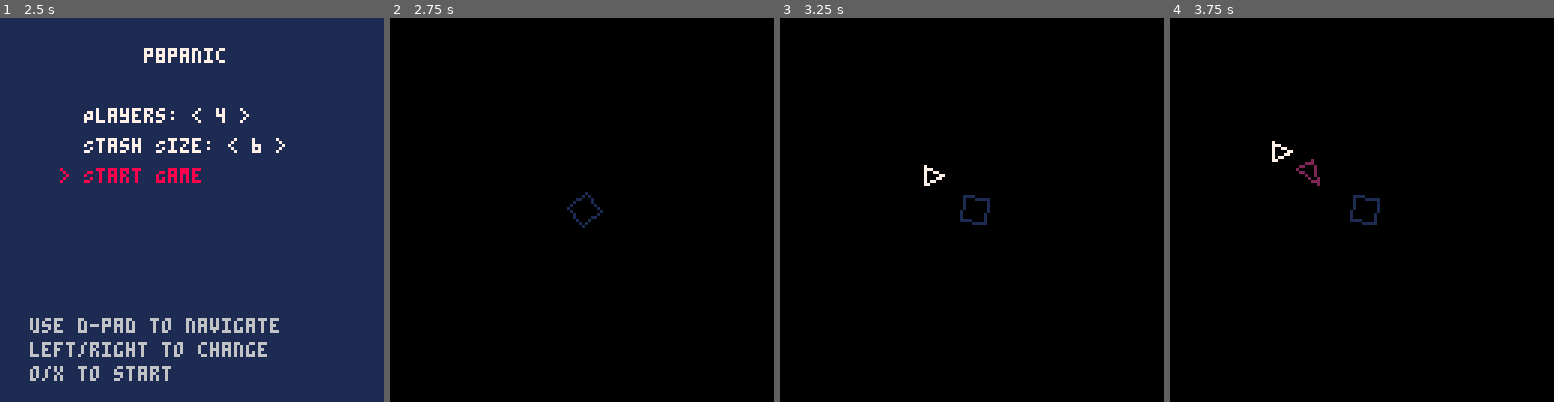
Above: before the commit, frames 1-4 (left to right).
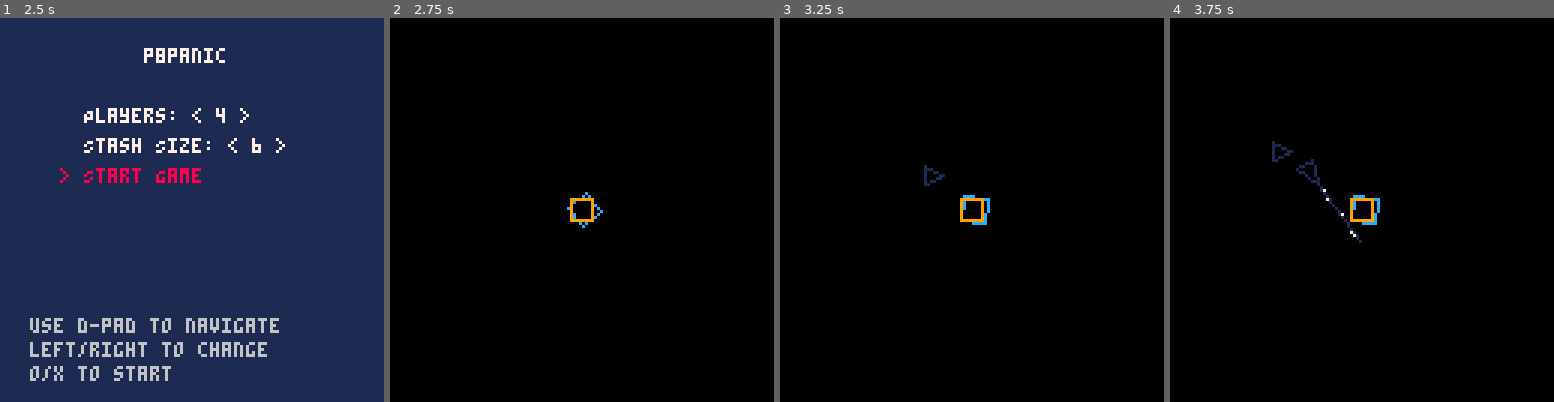
Above: after the commit, the same moments.

Repository: Arcadesys/p8panic
Game: PICO-8 cartridge p_8_panic.p8
Two runs of this game, one before a commit and one after it. Both use one fixed random seed, a clock stepped at 60 frames per second and the inputs below.
Inputs:
- Up to frame 1 (2.5 s): tap X (X key) at 0.33, 1.07, 1.85 s; tap O (Z key) at 0.7, 1.7, 2.1 s; hold Right 1.6-2.1 s; hold Up 2.15-2.42 s; hold Right from 2.47 s (still down)
- Up to frame 2 (2.75 s): keep holding Right; tap O (Z key) at 2.5 s
- Up to frame 3 (3.25 s): tap O (Z key) at 2.9 s; tap X (X key) at 2.97 s; release Right at 3.03 s; hold Left from 3.08 s (still down)
- Up to frame 4 (3.75 s): tap O (Z key) at 3.3, 3.7 s; release Left at 3.58 s; hold Down from 3.63 s (still down)

Frame 1 is identical in both runs. In frame 2, 0.3% of the frame differs, in the area x 46-56%, y 45-55%; in frame 3, 0.4%; in frame 4, 0.7%, in the area x 26-55%, y 32-59%.

Commit message:
Refactor game structure: Implement laser beam mechanics and support for multiple player cursors

Diff:
--- a/p_8_panic.p8
+++ b/p_8_panic.p8
@@ -2,10 +2,18 @@
 version 42
 __lua__
 -- Combined p8panic in a single file
-
--- [[ 0.init.lua ]]--
+-- cache math functions locally for faster access
+local cos, sin, max, min, sqrt, abs, flr = cos, sin, max, min, sqrt, abs, flr
+-- laser beam settings
+local LASER_LEN = 128
+local laser_color = 7
+function set_laser_color(c) laser_color = c end
+-- length of attacker laser beam
+local LASER_LEN = 24
+
+-- SECTION 0: Geometry Helpers
 -- Helper: Point‐in‐polygon (works for convex polygons, incl. triangles & quads)
-function point_in_polygon(px, py, vertices)
+local function point_in_polygon(px, py, vertices)
   local inside = false
   local n = #vertices
   for i=1,n do
@@ -20,8 +28,9 @@
   return inside
 end
 
--- [[ 8.player.lua ]]--
-player = {}
+-- SECTION 1: Player Module
+local player = {}
+-- p1: blue (12), ghost: dark blue (1)
 player.colors = { [1]=12, [2]=4, [3]=11, [4]=10 }
 player.ghost_colors = { [1]=1, [2]=8, [3]=3, [4]=9 }
 player.max_players = 4
@@ -52,21 +62,16 @@
   return (player.current_players[pid] and player.current_players[pid].color) or 7
 end
 
--- [[ 1.cursor.lua ]]--
-cursor = {
-  position = { x=0, y=0 },
-  mode = "defender",
-  selected_piece = nil
-}
-
--- [[ 2.collision.lua ]]--
-function check_rect_overlap(r1, r2)
+-- SECTION 2: Legacy Cursor Removed
+
+-- SECTION 3: Collision Module
+local function check_rect_overlap(r1, r2)
   if not r1 or not r2 then return false end
   return r1.x < r2.x+r2.w and r1.x+r1.w > r2.x and
          r1.y < r2.y+r2.h and r1.y+r1.h > r2.y
 end
 
-function is_area_occupied(x, y, w, h, all_pieces_list)
+local function is_area_occupied(x, y, w, h, all_pieces_list)
   local check_rect = {x=x,y=y,w=w,h=h}
   if not all_pieces_list then return false end
   for p in all(all_pieces_list) do
@@ -78,7 +83,7 @@
   return false
 end
 
-function find_safe_teleport_location(placed_x, placed_y, item_w, item_h, all_pieces_list, board_w, board_h)
+local function find_safe_teleport_location(placed_x, placed_y, item_w, item_h, all_pieces_list, board_w, board_h)
   local max_r = max(flr(board_w/item_w), flr(board_h/item_h))
   local pgx, pgy = flr(placed_x/item_w), flr(placed_y/item_h)
   for r=1,max_r do
@@ -110,8 +115,8 @@
   return nil,nil
 end
 
--- [[ 3.placement.lua ]]--
-function legal_placement(piece)
+-- SECTION 4: Placement Module
+local function legal_placement(piece)
   local w,h=8,8
   local th, tb = 8,6
   local bw,bh,laser_len=128,128,128
@@ -204,21 +209,21 @@
   return true
 end
 
-function redraw_lasers()
-  -- placeholder
-end
-
-function place_piece(p)
+local function redraw_lasers()
+  -- placeholder for laser visualization
+end
+
+local function place_piece(p)
   if legal_placement(p) then
     add(pieces,p)
     redraw_lasers()
   end
 end
 
--- [[ 4.ui.lua ]]--
+-- SECTION 5: UI Module (No UI code)
 -- (no UI code)
 
--- [[ 5.menu.lua ]]--
+-- SECTION 5b: Menu Module
 menu_active = true
 selected_players = 3; min_players = 3; max_players = 4
 selected_stash_size = 6; min_stash_size = 3; max_stash_size = 10
@@ -240,7 +245,10 @@
     if btnp(1) then cv = min(opt.max_val, cv+1) end
     if opt.value_key=="selected_players" then selected_players=cv else selected_stash_size=cv end
   elseif opt.text=="Start Game" then
-    if btnp(4) or btnp(5) then menu_active=false end
+    if btnp(4) or btnp(5) then
+      menu_active=false
+      start_game_with_players(selected_players)
+    end
   end
 end
 
@@ -262,73 +270,99 @@
   print("o/x to start",10,116,6)
 end
 
--- [[ 6.controls.lua ]]--
-control_state = 0
-pending_orientation = 0.75
-pending_color = 1
-pending_type = "defender"
+-- SECTION 6: Controls Module
 
 local function wrap_angle(a) return (a%1+1)%1 end
 
-local function attempt_capture_at_cursor()
+
+
+-- support multiple player cursors
+cursors = {}
+
+local function attempt_capture_at_cursor(cur)
   for i=#pieces,1,-1 do
     local p=pieces[i]
     if p.type=="attacker" then
-      local dx,dy = (cursor_x+4-p.position.x),(cursor_y+4-p.position.y)
+      local dx,dy = (cur.x+4-p.position.x),(cur.y+4-p.position.y)
       if dx*dx+dy*dy < 64*64 then
         del(pieces,p); break
       end
     end
   end
 end
+cursors = {}
+local function init_cursors(num_players)
+  cursors = {}
+  for i=1,num_players do
+    cursors[i] = {
+      x = 64-4,
+      y = 64-4,
+      pending_orientation = 0.75,
+      pending_color = player.colors[i],
+      pending_type = "defender",
+      control_state = 0
+    }
+  end
+end
+
+-- call this after player selection
+function start_game_with_players(num_players)
+  player.init_players(num_players)
+  init_cursors(num_players)
+end
 
 function update_controls()
-  if control_state==0 then
-    if btn(0) then cursor_x=max(cursor_x-1,0) end
-    if btn(1) then cursor_x=min(cursor_x+1,120) end
-    if btn(2) then cursor_y=max(cursor_y-1,0) end
-    if btn(3) then cursor_y=min(cursor_y+1,120) end
-    if btnp(5) then
-      pending_type = (pending_type=="defender" and "attacker")
-                   or (pending_type=="attacker" and "capture")
-                   or "defender"
-    end
-    if btnp(4) then
-      if pending_type=="capture" then attempt_capture_at_cursor()
-      else
-        control_state=1
-        pending_color = current_player or 1
-      end
-    end
-
-  elseif control_state==1 then
-    if btn(0) then pending_orientation=wrap_angle(pending_orientation-0.02) end
-    if btn(1) then pending_orientation=wrap_angle(pending_orientation+0.02) end
-    if btnp(2) then pending_color=(pending_color-2)%4+1 end
-    if btnp(3) then pending_color=pending_color%4+1 end
-    if btnp(4) then
-      add(pieces,{
-        owner=pending_color, type=pending_type,
-        position={x=cursor_x+4,y=cursor_y+4},
-        orientation=pending_orientation
-      })
-      control_state=0
-      local nx,ny=find_safe_teleport_location(cursor_x,cursor_y,8,8,pieces,128,128)
-      if nx then cursor_x, cursor_y = nx, ny end
-    end
-    if btnp(5) then control_state=0 end
-  end
-end
-
--- [[ back to 0.init.lua ]]--
-cursor_x, cursor_y = 64-4, 64-4
+  for i,cur in ipairs(cursors) do
+    if cur.control_state==0 then
+      -- move cursor with controller i (0-indexed)
+      local cidx=i-1
+      if btn(0, cidx) then cur.x = max(cur.x-1,0) end
+      if btn(1, cidx) then cur.x = min(cur.x+1,120) end
+      if btn(2, cidx) then cur.y = max(cur.y-1,0) end
+      if btn(3, cidx) then cur.y = min(cur.y+1,120) end
+      if btnp(5, cidx) then
+        cur.pending_type = (cur.pending_type=="defender" and "attacker")
+                        or (cur.pending_type=="attacker" and "capture")
+                        or "defender"
+      end
+      if btnp(4, cidx) then
+        -- allow placing/capturing for each player
+        if cur.pending_type=="capture" then
+          attempt_capture_at_cursor(cur)
+        else
+          cur.control_state = 1
+          cur.pending_color = player.get_player_color(i) or player.colors[i]
+        end
+      end
+    elseif cur.control_state==1 then
+      local cidx=i-1
+      if btn(0, cidx) then cur.pending_orientation = wrap_angle(cur.pending_orientation-0.02) end
+      if btn(1, cidx) then cur.pending_orientation = wrap_angle(cur.pending_orientation+0.02) end
+      if btnp(2, cidx) then cur.pending_color = (cur.pending_color-2)%4+1 end
+      if btnp(3, cidx) then cur.pending_color = cur.pending_color%4+1 end
+      if btnp(4, cidx) then
+        add(pieces,{
+          owner = cur.pending_color, type = cur.pending_type,
+          position = { x=cur.x+4, y=cur.y+4 },
+          orientation = cur.pending_orientation
+        })
+        cur.control_state = 0
+        local nx,ny = find_safe_teleport_location(cur.x,cur.y,8,8,pieces,128,128)
+        if nx then cur.x,cur.y = nx,ny end
+      end
+      if btnp(5, cidx) then cur.control_state = 0 end
+    end
+  end
+end
+
+-- SECTION 7: Drawing Module
 pieces = {}
 
 -- Piece dims for drawing
 local defender_width, defender_height = 8,8
 local attacker_triangle_height, attacker_triangle_base = 8,6
 
-function get_piece_draw_vertices(piece)
+local function get_piece_draw_vertices(piece)
   local o, cx, cy = piece.orientation, piece.position.x, piece.position.y
   local lc, ws = {}, {}
   if piece.type=="attacker" then
@@ -362,11 +396,36 @@
       local v=get_piece_draw_vertices(p)
       local col=p.owner or 7
       if p.type=="attacker" then
+        -- draw attacker triangle
         line(v[1].x,v[1].y,v[2].x,v[2].y,col)
         line(v[2].x,v[2].y,v[3].x,v[3].y,col)
         line(v[3].x,v[3].y,v[1].x,v[1].y,col)
-        if pending_type=="capture" then
-          circ(p.position.x,p.position.y,attacker_triangle_height/2+2,13)
+        -- dancing ants laser beam
+        do
+          local apex=v[1]
+          local dx,dy=cos(p.orientation)*LASER_LEN,sin(p.orientation)*LASER_LEN
+          local segments=16
+          local phase=flr(t()*8)%2
+          for s=0,segments-1 do
+            if (s+phase)%2==0 then
+              local x1=apex.x+dx*(s/segments)
+              local y1=apex.y+dy*(s/segments)
+              local x2=apex.x+dx*((s+1)/segments)
+              local y2=apex.y+dy*((s+1)/segments)
+              line(x1,y1,x2,y2, laser_color or (p.owner or 7))
+            end
+          end
+        end
+        -- draw laser beam
+        local apex = v[1]
+        local dx, dy = cos(p.orientation)*LASER_LEN, sin(p.orientation)*LASER_LEN
+        line(apex.x, apex.y, apex.x + dx, apex.y + dy, p.owner or 7)
+        -- show capture indicator if any cursor is in capture mode
+        for _,cur in ipairs(cursors) do
+          if cur.pending_type=="capture" then
+            circ(p.position.x, p.position.y, attacker_triangle_height/2+2, 13)
+            break
+          end
         end
       else
         for i=1,4 do
@@ -377,33 +436,36 @@
     end
   end
 
-  -- draw cursor
-  local cx,cy = cursor_x,cursor_y
-  if control_state==0 then
-    if pending_type=="defender" then
-      rect(cx,cy,cx+7,cy+7,7)
-    elseif pending_type=="attacker" then
-      local x,y=cx+4,cy+4
-      line(x+4,y,x-2,y-3,7)
-      line(x-2,y-3,x-2,y+3,7)
-      line(x-2,y+3,x+4,y,7)
+  -- draw all cursors
+  for i,cur in ipairs(cursors) do
+    local cx,cy = cur.x, cur.y
+    local col = player.ghost_colors[i] or 7
+    if cur.control_state==0 then
+      if cur.pending_type=="defender" then
+        rect(cx,cy,cx+7,cy+7,col)
+      elseif cur.pending_type=="attacker" then
+        local x,y=cx+4,cy+4
+        line(x+4,y,x-2,y-3,col)
+        line(x-2,y-3,x-2,y+3,col)
+        line(x-2,y+3,x+4,y,col)
+      else
+        local x,y=cx+4,cy+4
+        line(x-2,y,x+2,y,col); line(x,y-2,x,y+2,col)
+      end
     else
-      local x,y=cx+4,cy+4
-      line(x-2,y,x+2,y,7); line(x,y-2,x,y+2,7)
-    end
-  else
-    local tp={ owner=pending_color, type=pending_type,
-               position={x=cx+4,y=cy+4}, orientation=pending_orientation }
-    local v=get_piece_draw_vertices(tp)
-    if tp.type=="attacker" then
-      for i=1,3 do
-        local j=i%3+1
-        line(v[i].x,v[i].y,v[j].x,v[j].y,pending_color)
-      end
-    else
-      for i=1,4 do
-        local j=i%4+1
-        line(v[i].x,v[i].y,v[j].x,v[j].y,pending_color)
+      local tp={ owner=cur.pending_color, type=cur.pending_type,
+                 position={x=cx+4,y=cy+4}, orientation=cur.pending_orientation }
+      local v=get_piece_draw_vertices(tp)
+      if tp.type=="attacker" then
+        for j=1,3 do
+          local k=j%3+1
+          line(v[j].x,v[j].y,v[k].x,v[k].y,cur.pending_color)
+        end
+      else
+        for j=1,4 do
+          local k=j%4+1
+          line(v[j].x,v[j].y,v[k].x,v[k].y,cur.pending_color)
+        end
       end
     end
   end
--- a/src/0.init.lua
+++ b/src/0.init.lua
@@ -1,8 +1,16 @@
 -- Combined p8panic in a single file
-
--- [[ 0.init.lua ]]--
+-- cache math functions locally for faster access
+local cos, sin, max, min, sqrt, abs, flr = cos, sin, max, min, sqrt, abs, flr
+-- laser beam settings
+local LASER_LEN = 128
+local laser_color = 7
+function set_laser_color(c) laser_color = c end
+-- length of attacker laser beam
+local LASER_LEN = 24
+
+-- SECTION 0: Geometry Helpers
 -- Helper: Point‐in‐polygon (works for convex polygons, incl. triangles & quads)
-function point_in_polygon(px, py, vertices)
+local function point_in_polygon(px, py, vertices)
   local inside = false
   local n = #vertices
   for i=1,n do
@@ -17,8 +25,9 @@
   return inside
 end
 
--- [[ 8.player.lua ]]--
-player = {}
+-- SECTION 1: Player Module
+local player = {}
+-- p1: blue (12), ghost: dark blue (1)
 player.colors = { [1]=12, [2]=4, [3]=11, [4]=10 }
 player.ghost_colors = { [1]=1, [2]=8, [3]=3, [4]=9 }
 player.max_players = 4
@@ -41,6 +50,7 @@
   print("Initialized "..num_players.." players.")
 end
 
+
 function player.get_player_data(pid)
   return player.current_players[pid]
 end
@@ -49,21 +59,16 @@
   return (player.current_players[pid] and player.current_players[pid].color) or 7
 end
 
--- [[ 1.cursor.lua ]]--
-cursor = {
-  position = { x=0, y=0 },
-  mode = "defender",
-  selected_piece = nil
-}
-
--- [[ 2.collision.lua ]]--
-function check_rect_overlap(r1, r2)
+-- SECTION 2: Legacy Cursor Removed
+
+-- SECTION 3: Collision Module
+local function check_rect_overlap(r1, r2)
   if not r1 or not r2 then return false end
   return r1.x < r2.x+r2.w and r1.x+r1.w > r2.x and
          r1.y < r2.y+r2.h and r1.y+r1.h > r2.y
 end
 
-function is_area_occupied(x, y, w, h, all_pieces_list)
+local function is_area_occupied(x, y, w, h, all_pieces_list)
   local check_rect = {x=x,y=y,w=w,h=h}
   if not all_pieces_list then return false end
   for p in all(all_pieces_list) do
@@ -75,7 +80,7 @@
   return false
 end
 
-function find_safe_teleport_location(placed_x, placed_y, item_w, item_h, all_pieces_list, board_w, board_h)
+local function find_safe_teleport_location(placed_x, placed_y, item_w, item_h, all_pieces_list, board_w, board_h)
   local max_r = max(flr(board_w/item_w), flr(board_h/item_h))
   local pgx, pgy = flr(placed_x/item_w), flr(placed_y/item_h)
   for r=1,max_r do
@@ -107,8 +112,8 @@
   return nil,nil
 end
 
--- [[ 3.placement.lua ]]--
-function legal_placement(piece)
+-- SECTION 4: Placement Module
+local function legal_placement(piece)
   local w,h=8,8
   local th, tb = 8,6
   local bw,bh,laser_len=128,128,128
@@ -201,21 +206,21 @@
   return true
 end
 
-function redraw_lasers()
-  -- placeholder
-end
-
-function place_piece(p)
+local function redraw_lasers()
+  -- placeholder for laser visualization
+end
+
+local function place_piece(p)
   if legal_placement(p) then
     add(pieces,p)
     redraw_lasers()
   end
 end
 
--- [[ 4.ui.lua ]]--
+-- SECTION 5: UI Module (No UI code)
 -- (no UI code)
 
--- [[ 5.menu.lua ]]--
+-- SECTION 5b: Menu Module
 menu_active = true
 selected_players = 3; min_players = 3; max_players = 4
 selected_stash_size = 6; min_stash_size = 3; max_stash_size = 10
@@ -237,7 +242,10 @@
     if btnp(1) then cv = min(opt.max_val, cv+1) end
     if opt.value_key=="selected_players" then selected_players=cv else selected_stash_size=cv end
   elseif opt.text=="Start Game" then
-    if btnp(4) or btnp(5) then menu_active=false end
+    if btnp(4) or btnp(5) then
+      menu_active=false
+      start_game_with_players(selected_players)
+    end
   end
 end
 
@@ -259,73 +267,99 @@
   print("o/x to start",10,116,6)
 end
 
--- [[ 6.controls.lua ]]--
-control_state = 0
-pending_orientation = 0.75
-pending_color = 1
-pending_type = "defender"
+-- SECTION 6: Controls Module
 
 local function wrap_angle(a) return (a%1+1)%1 end
 
-local function attempt_capture_at_cursor()
+
+
+-- support multiple player cursors
+cursors = {}
+
+local function attempt_capture_at_cursor(cur)
   for i=#pieces,1,-1 do
     local p=pieces[i]
     if p.type=="attacker" then
-      local dx,dy = (cursor_x+4-p.position.x),(cursor_y+4-p.position.y)
+      local dx,dy = (cur.x+4-p.position.x),(cur.y+4-p.position.y)
       if dx*dx+dy*dy < 64*64 then
         del(pieces,p); break
       end
     end
   end
 end
+cursors = {}
+local function init_cursors(num_players)
+  cursors = {}
+  for i=1,num_players do
+    cursors[i] = {
+      x = 64-4,
+      y = 64-4,
+      pending_orientation = 0.75,
+      pending_color = player.colors[i],
+      pending_type = "defender",
+      control_state = 0
+    }
+  end
+end
+
+-- call this after player selection
+function start_game_with_players(num_players)
+  player.init_players(num_players)
+  init_cursors(num_players)
+end
 
 function update_controls()
-  if control_state==0 then
-    if btn(0) then cursor_x=max(cursor_x-1,0) end
-    if btn(1) then cursor_x=min(cursor_x+1,120) end
-    if btn(2) then cursor_y=max(cursor_y-1,0) end
-    if btn(3) then cursor_y=min(cursor_y+1,120) end
-    if btnp(5) then
-      pending_type = (pending_type=="defender" and "attacker")
-                   or (pending_type=="attacker" and "capture")
-                   or "defender"
-    end
-    if btnp(4) then
-      if pending_type=="capture" then attempt_capture_at_cursor()
-      else
-        control_state=1
-        pending_color = current_player or 1
-      end
-    end
-
-  elseif control_state==1 then
-    if btn(0) then pending_orientation=wrap_angle(pending_orientation-0.02) end
-    if btn(1) then pending_orientation=wrap_angle(pending_orientation+0.02) end
-    if btnp(2) then pending_color=(pending_color-2)%4+1 end
-    if btnp(3) then pending_color=pending_color%4+1 end
-    if btnp(4) then
-      add(pieces,{
-        owner=pending_color, type=pending_type,
-        position={x=cursor_x+4,y=cursor_y+4},
-        orientation=pending_orientation
-      })
-      control_state=0
-      local nx,ny=find_safe_teleport_location(cursor_x,cursor_y,8,8,pieces,128,128)
-      if nx then cursor_x, cursor_y = nx, ny end
-    end
-    if btnp(5) then control_state=0 end
-  end
-end
-
--- [[ back to 0.init.lua ]]--
-cursor_x, cursor_y = 64-4, 64-4
+  for i,cur in ipairs(cursors) do
+    if cur.control_state==0 then
+      -- move cursor with controller i (0-indexed)
+      local cidx=i-1
+      if btn(0, cidx) then cur.x = max(cur.x-1,0) end
+      if btn(1, cidx) then cur.x = min(cur.x+1,120) end
+      if btn(2, cidx) then cur.y = max(cur.y-1,0) end
+      if btn(3, cidx) then cur.y = min(cur.y+1,120) end
+      if btnp(5, cidx) then
+        cur.pending_type = (cur.pending_type=="defender" and "attacker")
+                        or (cur.pending_type=="attacker" and "capture")
+                        or "defender"
+      end
+      if btnp(4, cidx) then
+        -- allow placing/capturing for each player
+        if cur.pending_type=="capture" then
+          attempt_capture_at_cursor(cur)
+        else
+          cur.control_state = 1
+          cur.pending_color = player.get_player_color(i) or player.colors[i]
+        end
+      end
+    elseif cur.control_state==1 then
+      local cidx=i-1
+      if btn(0, cidx) then cur.pending_orientation = wrap_angle(cur.pending_orientation-0.02) end
+      if btn(1, cidx) then cur.pending_orientation = wrap_angle(cur.pending_orientation+0.02) end
+      if btnp(2, cidx) then cur.pending_color = (cur.pending_color-2)%4+1 end
+      if btnp(3, cidx) then cur.pending_color = cur.pending_color%4+1 end
+      if btnp(4, cidx) then
+        add(pieces,{
+          owner = cur.pending_color, type = cur.pending_type,
+          position = { x=cur.x+4, y=cur.y+4 },
+          orientation = cur.pending_orientation
+        })
+        cur.control_state = 0
+        local nx,ny = find_safe_teleport_location(cur.x,cur.y,8,8,pieces,128,128)
+        if nx then cur.x,cur.y = nx,ny end
+      end
+      if btnp(5, cidx) then cur.control_state = 0 end
+    end
+  end
+end
+
+-- SECTION 7: Drawing Module
 pieces = {}
 
 -- Piece dims for drawing
 local defender_width, defender_height = 8,8
 local attacker_triangle_height, attacker_triangle_base = 8,6
 
-function get_piece_draw_vertices(piece)
+local function get_piece_draw_vertices(piece)
   local o, cx, cy = piece.orientation, piece.position.x, piece.position.y
   local lc, ws = {}, {}
   if piece.type=="attacker" then
@@ -359,11 +393,36 @@
       local v=get_piece_draw_vertices(p)
       local col=p.owner or 7
       if p.type=="attacker" then
+        -- draw attacker triangle
         line(v[1].x,v[1].y,v[2].x,v[2].y,col)
         line(v[2].x,v[2].y,v[3].x,v[3].y,col)
         line(v[3].x,v[3].y,v[1].x,v[1].y,col)
-        if pending_type=="capture" then
-          circ(p.position.x,p.position.y,attacker_triangle_height/2+2,13)
+        -- dancing ants laser beam
+        do
+          local apex=v[1]
+          local dx,dy=cos(p.orientation)*LASER_LEN,sin(p.orientation)*LASER_LEN
+          local segments=16
+          local phase=flr(t()*8)%2
+          for s=0,segments-1 do
+            if (s+phase)%2==0 then
+              local x1=apex.x+dx*(s/segments)
+              local y1=apex.y+dy*(s/segments)
+              local x2=apex.x+dx*((s+1)/segments)
+              local y2=apex.y+dy*((s+1)/segments)
+              line(x1,y1,x2,y2, laser_color or (p.owner or 7))
+            end
+          end
+        end
+        -- draw laser beam
+        local apex = v[1]
+        local dx, dy = cos(p.orientation)*LASER_LEN, sin(p.orientation)*LASER_LEN
+        line(apex.x, apex.y, apex.x + dx, apex.y + dy, p.owner or 7)
+        -- show capture indicator if any cursor is in capture mode
+        for _,cur in ipairs(cursors) do
+          if cur.pending_type=="capture" then
+            circ(p.position.x, p.position.y, attacker_triangle_height/2+2, 13)
+            break
+          end
         end
       else
         for i=1,4 do
@@ -374,34 +433,37 @@
     end
   end
 
-  -- draw cursor
-  local cx,cy = cursor_x,cursor_y
-  if control_state==0 then
-    if pending_type=="defender" then
-      rect(cx,cy,cx+7,cy+7,7)
-    elseif pending_type=="attacker" then
-      local x,y=cx+4,cy+4
-      line(x+4,y,x-2,y-3,7)
-      line(x-2,y-3,x-2,y+3,7)
-      line(x-2,y+3,x+4,y,7)
+  -- draw all cursors
+  for i,cur in ipairs(cursors) do
+    local cx,cy = cur.x, cur.y
+    local col = player.ghost_colors[i] or 7
+    if cur.control_state==0 then
+      if cur.pending_type=="defender" then
+        rect(cx,cy,cx+7,cy+7,col)
+      elseif cur.pending_type=="attacker" then
+        local x,y=cx+4,cy+4
+        line(x+4,y,x-2,y-3,col)
+        line(x-2,y-3,x-2,y+3,col)
+        line(x-2,y+3,x+4,y,col)
+      else
+        local x,y=cx+4,cy+4
+        line(x-2,y,x+2,y,col); line(x,y-2,x,y+2,col)
+      end
     else
-      local x,y=cx+4,cy+4
-      line(x-2,y,x+2,y,7); line(x,y-2,x,y+2,7)
-    end
-  else
-    local tp={ owner=pending_color, type=pending_type,
-               position={x=cx+4,y=cy+4}, orientation=pending_orientation }
-    local v=get_piece_draw_vertices(tp)
-    if tp.type=="attacker" then
-      for i=1,3 do
-        local j=i%3+1
-        line(v[i].x,v[i].y,v[j].x,v[j].y,pending_color)
-      end
-    else
-      for i=1,4 do
-        local j=i%4+1
-        line(v[i].x,v[i].y,v[j].x,v[j].y,pending_color)
-      end
-    end
-  end
-end
+      local tp={ owner=cur.pending_color, type=cur.pending_type,
+                 position={x=cx+4,y=cy+4}, orientation=cur.pending_orientation }
+      local v=get_piece_draw_vertices(tp)
+      if tp.type=="attacker" then
+        for j=1,3 do
+          local k=j%3+1
+          line(v[j].x,v[j].y,v[k].x,v[k].y,cur.pending_color)
+        end
+      else
+        for j=1,4 do
+          local k=j%4+1
+          line(v[j].x,v[j].y,v[k].x,v[k].y,cur.pending_color)
+        end
+      end
+    end
+  end
+end
